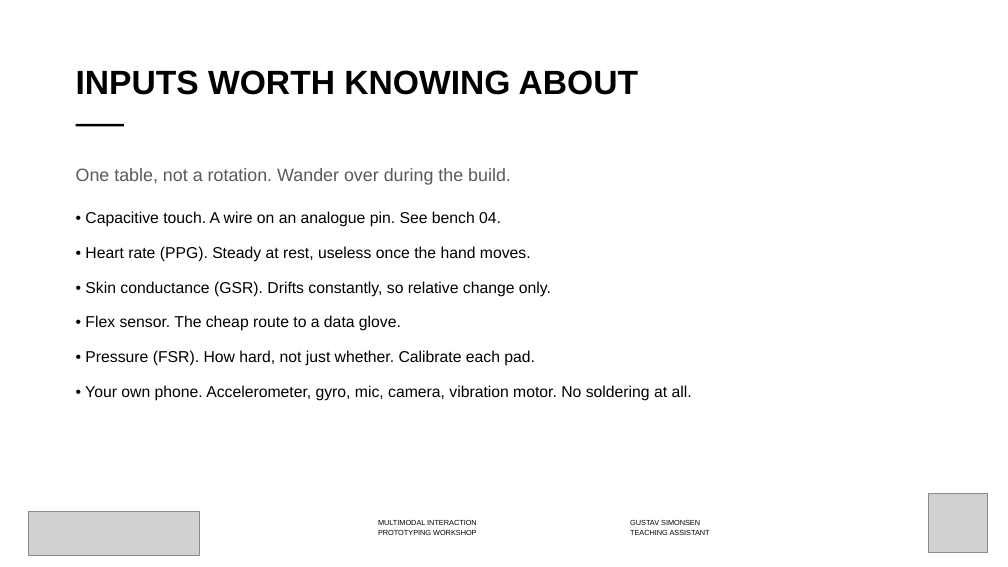
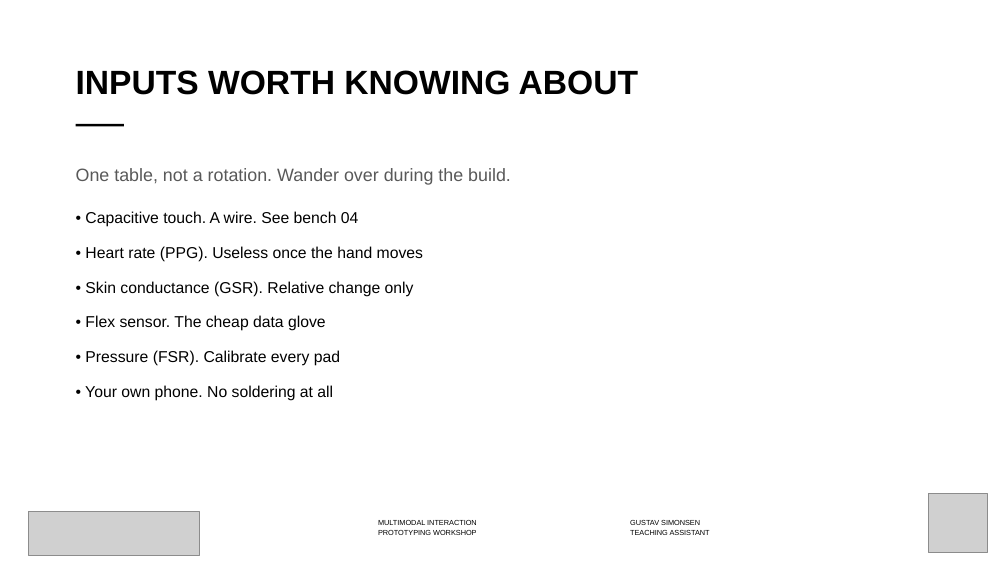
Before and after one commit to labtools-au/multimodal-actuator-workshop, a slide deck: slide 14 of docs/multimodal-actuator-workshop.pptx. Drawn at 1008x567 pixels with LibreOffice and Linux fonts; fonts in the diff are those of the drawing; grey boxes stand for pictures; background and template pictures are left out. Boxes give left, top, right and bottom in pixels: in the first picture for what was removed or moved away, otherwise in the second. Text is boxed around its words. In the diff, an @@ line names an element or a change of style, - is before the commit and + after.

```diff
--- a/docs/multimodal-actuator-workshop.pptx
+++ b/docs/multimodal-actuator-workshop.pptx
@@ text at (85, 211, 423, 401): text changed @@
-• Capacitive touch. A wire on an analogue pin. See bench 04.
-• Heart rate (PPG). Steady at rest, useless once the hand moves.
-• Skin conductance (GSR). Drifts constantly, so relative change only.
-• Flex sensor. The cheap route to a data glove.
-• Pressure (FSR). How hard, not just whether. Calibrate each pad.
-• Your own phone. Accelerometer, gyro, mic, camera, vibration motor. No soldering at all.
+• Capacitive touch. A wire. See bench 04
+• Heart rate (PPG). Useless once the hand moves
+• Skin conductance (GSR). Relative change only
+• Flex sensor. The cheap data glove
+• Pressure (FSR). Calibrate every pad
+• Your own phone. No soldering at all
```
Also in this commit, not shown: 12 other slides changed, 4 other files.
